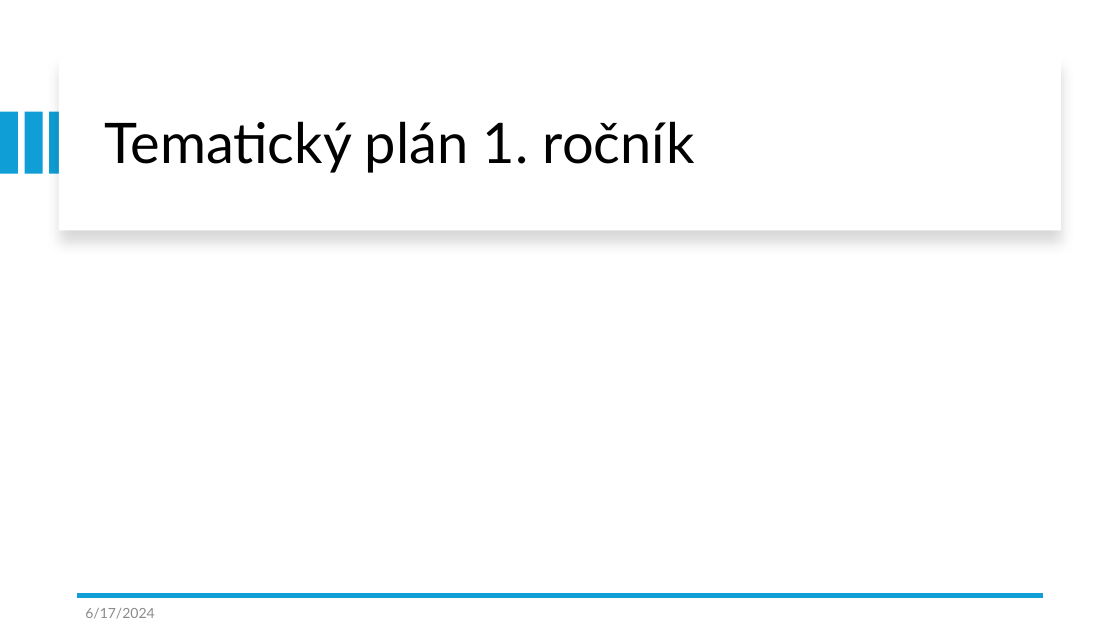
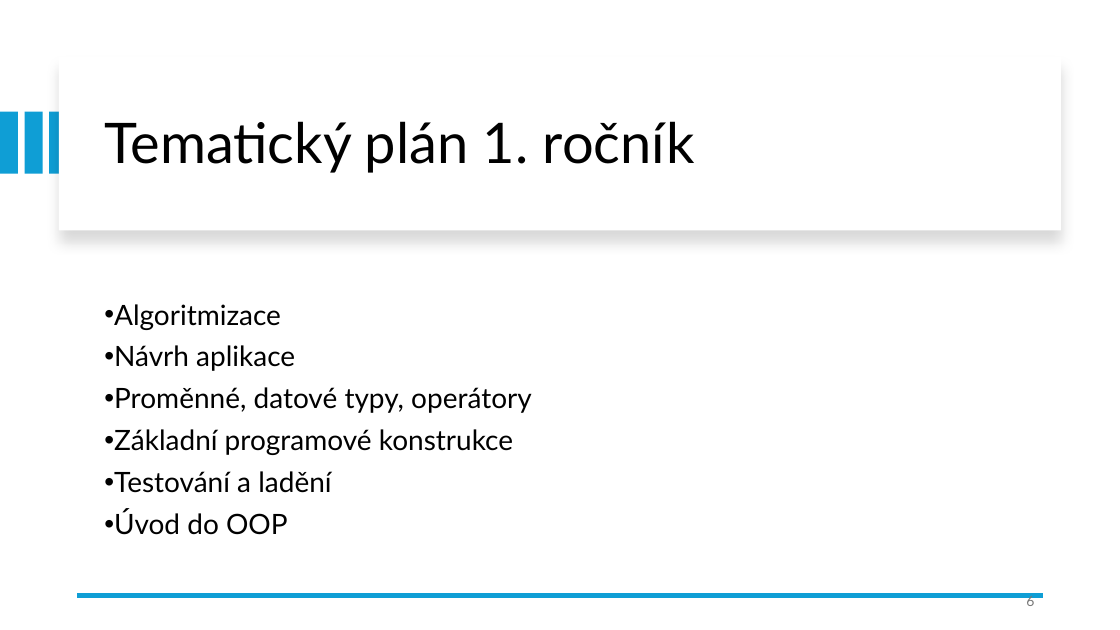
Before and after one commit to dawissl/hradebni, a slide deck: slide 6 of Prezentace/1. ročník/PGM_00_uvodni_hodina.pptx. Drawn at 1120x630 pixels with LibreOffice and Linux fonts; fonts in the diff are those of the drawing. Boxes give left, top, right and bottom in pixels: in the first picture for what was removed or moved away, otherwise in the second. Text is boxed around its words. In the diff, an @@ line names an element or a change of style, - is before the commit and + after.

```diff
--- a/Prezentace/1. ročník/PGM_00_uvodni_hodina.pptx
+++ b/Prezentace/1. ročník/PGM_00_uvodni_hodina.pptx
@@ text added at (x1=114, y1=304, x2=532, y2=535), 24 pt, text #000000 @@
+• Algoritmizace
+• Návrh aplikace
+• Proměnné, datové typy, operátory
+• Základní programové konstrukce
+• Testování a ladění
+• Úvod do OOP
@@ page number added at (x1=1026, y1=593, x2=1034, y2=609), 12 pt, text #797979 @@
+6
@@ text removed at (x1=85, y1=608, x2=154, y2=619) @@
-6/17/2024
```
Also in this commit, not shown: 9 other slides changed, 6 other files.
